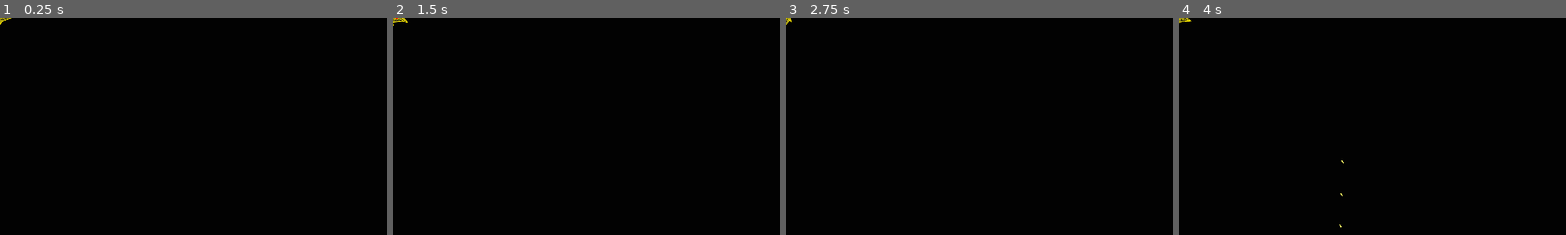
Above: before the commit, frames 1-4 (left to right).
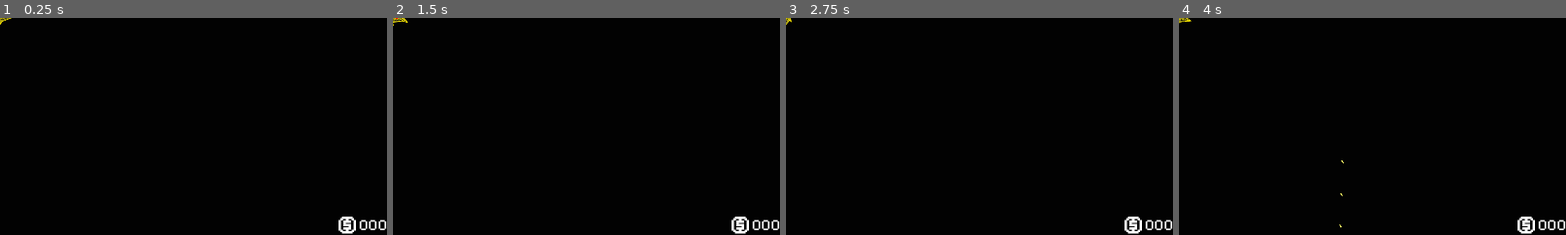
Above: after the commit, the same moments.

Repository: moonvent/SpaceAventure
Game: Godot game, scene res://scenes/level_1/level.tscn
Two runs of this game, one before a commit and one after it. Both use one fixed random seed, a clock stepped at 60 frames per second and the inputs below.
Inputs (mouse positions are % of the whole screen's width and height, from its top left):
- Up to frame 1 (0.25 s): no input
- Up to frame 2 (1.5 s): tap Enter at 0.5 s; move the mouse to (72, 45) at 0.52 s; hold D (right) 0.53-1.28 s; hold Space (fire) 0.53-1.28 s; move the mouse to (30, 55) at 1.27 s; hold S (down) from 1.28 s (still down); tap Space (fire) at 1.35 s
- Up to frame 3 (2.75 s): tap Enter at 2 s; move the mouse to (60, 28) at 2.02 s; release S (down) at 2.03 s; hold D (right) from 2.03 s (still down); hold Space (fire) from 2.03 s (still down)
- Up to frame 4 (4 s): move the mouse to (45, 70) at 2.77 s; release D (right) at 2.78 s; release Space (fire) at 2.78 s; hold W (up) 2.78-3.53 s; tap Space (fire) at 2.85 s; tap Enter at 3.5 s; move the mouse to (80, 65) at 3.52 s; hold A (left) from 3.53 s (still down); hold Space (fire) from 3.53 s (still down)
The pictures show only the part of the screen within x 50-100%, y 50-100%; the shares and areas given below are measured in that part.

The runs differ from the first frame. In frame 1, 0.5% of the frame differs, in the area x 87-100%, y 91-100%; in frame 2, 0.5%; in frame 3, 0.5%; in frame 4, 0.5%.
Error in both runs: Attempt to call function 'init' in base 'null instance' on a null instance. (res://scripts/level_1/player_gun.gd:21)

Commit message:
Added score;
1) Add score in system;
2) Add score in ui;

Diff:
--- a/scenes/level_1/user_interface/first_level_ui.tscn
+++ b/scenes/level_1/user_interface/first_level_ui.tscn
@@ -1,8 +1,9 @@
-[gd_scene load_steps=4 format=3 uid="uid://c2qgqjwoslap0"]
+[gd_scene load_steps=5 format=3 uid="uid://c2qgqjwoslap0"]
 
 [ext_resource type="Texture2D" uid="uid://ce50v8fmg8n0w" path="res://textures/user_interface/heart.svg" id="1_57t5e"]
 [ext_resource type="Theme" uid="uid://by520rausdyrx" path="res://scenes/level_1/user_interface/themes/first_level_ui_font.tres" id="2_m5aos"]
 [ext_resource type="Script" path="res://scripts/level_1/user_interface.gd" id="3_mqyni"]
+[ext_resource type="Texture2D" uid="uid://d2pdqcsroqie2" path="res://textures/user_interface/coin.svg" id="4_mc0vq"]
 
 [node name="FirstLevelUI" type="Control"]
 layout_mode = 3
@@ -33,3 +34,25 @@
 layout_mode = 2
 theme = ExtResource("2_m5aos")
 text = "100"
+
+[node name="BoxContainer2" type="BoxContainer" parent="CanvasLayer"]
+anchors_preset = 3
+anchor_left = 1.0
+anchor_top = 1.0
+anchor_right = 1.0
+anchor_bottom = 1.0
+offset_left = -40.0
+offset_top = -40.0
+grow_horizontal = 0
+grow_vertical = 0
+
+[node name="TextureRect" type="TextureRect" parent="CanvasLayer/BoxContainer2"]
+layout_mode = 2
+texture = ExtResource("4_mc0vq")
+expand_mode = 2
+
+[node name="Score" type="Label" parent="CanvasLayer/BoxContainer2"]
+unique_name_in_owner = true
+layout_mode = 2
+theme = ExtResource("2_m5aos")
+text = "000"
--- a/scripts/globals/config.gd
+++ b/scripts/globals/config.gd
@@ -14,6 +14,7 @@
     DISTANCE_BEFORE_PLAYER = 200,
     BULLET_SPEED = 1_000,
     HEALTH = 20,
+    PRIZE_FOR_KILL = 1
 }
 
 
--- a/scripts/level_1/first_level_handler.gd
+++ b/scripts/level_1/first_level_handler.gd
@@ -14,6 +14,9 @@
 
 var score := 0 : set = _set_score
 var current_stage: int
+
+
+@onready var first_level_ui: FirstLevelUserInterface = %FirstLevelUI as FirstLevelUserInterface
 
 # here, will be score point for every stage
 var available_scores_for_new_stage: Array
@@ -32,3 +35,4 @@
         current_stage = new_score
 
     score = new_score
+    first_level_ui.change_score(score)
--- a/scripts/level_1/first_stage_enemy.gd
+++ b/scripts/level_1/first_stage_enemy.gd
@@ -2,6 +2,9 @@
 
 
 class_name FirstStageEnemy
+
+
+@onready var first_level_handler: FirstLevelHandler
 
 
 func _setup_gun():
@@ -13,6 +16,8 @@
 func init_without_params():
     speed = Config.FirstStageEnemyConsts.SPEED
     health = Config.FirstStageEnemyConsts.HEALTH
+    prize_for_kill = Config.FirstStageEnemyConsts.PRIZE_FOR_KILL
+    first_level_handler = get_node("../../FirstLevelHandler")
 
 
 func _ready():
@@ -28,3 +33,8 @@
 
     if self.global_position.distance_to(player.global_position) > Config.FirstStageEnemyConsts.DISTANCE_BEFORE_PLAYER:
         moving(direction)
+
+
+func death():
+    super()
+    first_level_handler.score += prize_for_kill
--- a/scripts/level_1/meta/enemy.gd
+++ b/scripts/level_1/meta/enemy.gd
@@ -6,6 +6,8 @@
 
 var player: Player
 
+var prize_for_kill: int
+
 
 func _ready():
     super()
--- a/scripts/level_1/player.gd
+++ b/scripts/level_1/player.gd
@@ -4,7 +4,7 @@
 class_name Player
 
 
-@onready var first_level_ui: Control = %FirstLevelUI
+@onready var first_level_ui: FirstLevelUserInterface = %FirstLevelUI as FirstLevelUserInterface
 
 
 func _setup_gun():
@@ -36,5 +36,4 @@
 
 func decrease_health(decrease_amount: int):
     super(decrease_amount)
-    # print(first_level_ui)
     first_level_ui.change_hp_amount(health)
--- a/scripts/level_1/user_interface.gd
+++ b/scripts/level_1/user_interface.gd
@@ -4,7 +4,8 @@
 class_name FirstLevelUserInterface
 
 
-@onready var hp_amount := %HpAmount
+@onready var hp_amount: Label = %HpAmount
+@onready var score: Label = %Score
 
 
 func _ready():
@@ -13,3 +14,7 @@
 
 func change_hp_amount(new_hp_amount: int):
     hp_amount.text = str(new_hp_amount)
+
+
+func change_score(new_score: int):
+    score.text = str(new_score).pad_zeros(3)
--- /dev/null
+++ b/textures/user_interface/coin.svg
@@ -0,0 +1,12 @@
+<!DOCTYPE svg PUBLIC "-//W3C//DTD SVG 1.1//EN" "http://www.w3.org/Graphics/SVG/1.1/DTD/svg11.dtd">
+
+<!-- Uploaded to: SVG Repo, www.svgrepo.com, Transformed by: SVG Repo Mixer Tools -->
+<svg width="800px" height="800px" viewBox="0 0 24 24" fill="none" xmlns="http://www.w3.org/2000/svg" stroke="#ffffff">
+
+<g id="SVGRepo_bgCarrier" stroke-width="0"/>
+
+<g id="SVGRepo_tracerCarrier" stroke-linecap="round" stroke-linejoin="round"/>
+
+<g id="SVGRepo_iconCarrier"> <path d="M6 2h12v2H6V2zM4 6V4h2v2H4zm0 12V6H2v12h2zm2 2v-2H4v2h2zm12 0v2H6v-2h12zm2-2v2h-2v-2h2zm0-12h2v12h-2V6zm0 0V4h-2v2h2zm-9-1h2v2h3v2h-6v2h6v6h-3v2h-2v-2H8v-2h6v-2H8V7h3V5z" fill="#ffffff"/> </g>
+
+</svg>
--- /dev/null
+++ b/textures/user_interface/skull.svg
@@ -0,0 +1,16 @@
+<!DOCTYPE svg PUBLIC "-//W3C//DTD SVG 1.1//EN" "http://www.w3.org/Graphics/SVG/1.1/DTD/svg11.dtd">
+
+<!-- Uploaded to: SVG Repo, www.svgrepo.com, Transformed by: SVG Repo Mixer Tools -->
+<svg fill="#ffffff" width="800px" height="800px" viewBox="0 0 22 22" xmlns="http://www.w3.org/2000/svg" id="memory-skull" stroke="#ffffff">
+
+<g id="SVGRepo_bgCarrier" stroke-width="0"/>
+
+<g id="SVGRepo_tracerCarrier" stroke-linecap="round" stroke-linejoin="round"/>
+
+<g id="SVGRepo_iconCarrier">
+
+<path d="M6 2H8V1H14V2H16V3H17V4H18V5H19V7H20V14H19V16H18V20H17V21H5V20H4V16H3V14H2V8H3V5H4V4H5V3H6V2M15 5V4H13V3H9V4H7V5H6V6H5V9H4V13H5V15H6V19H8V17H10V19H12V17H14V19H16V15H17V13H18V8H17V6H16V5H15M7 8H10V11H7V8M12 11V8H15V11H12M10 13H12V15H10V13Z"/>
+
+</g>
+
+</svg>
